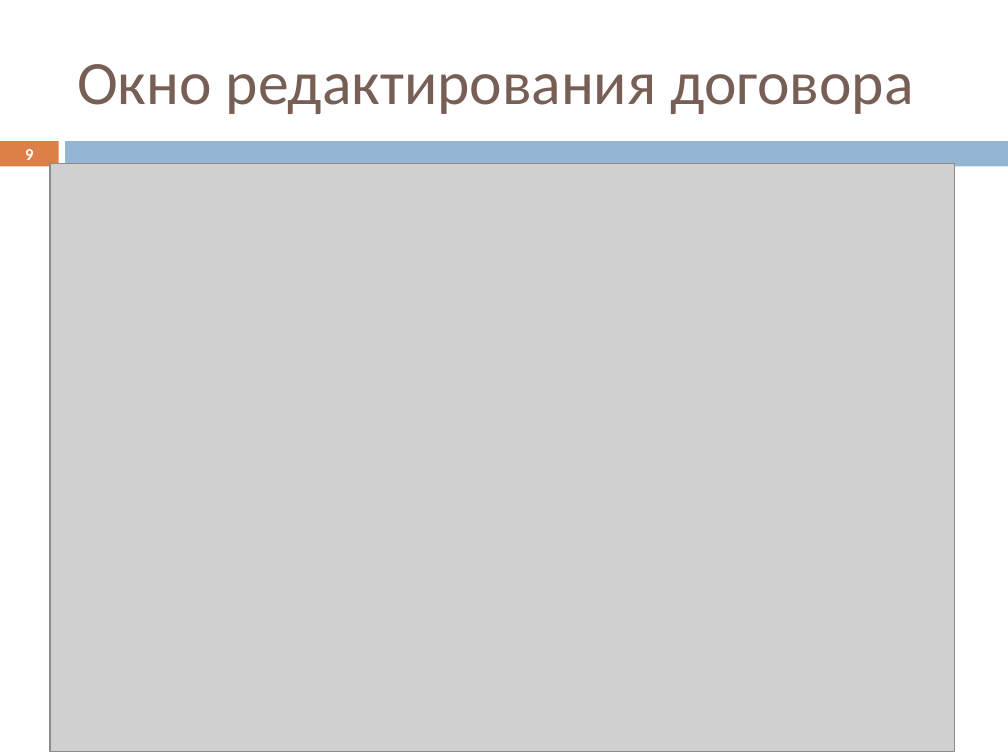
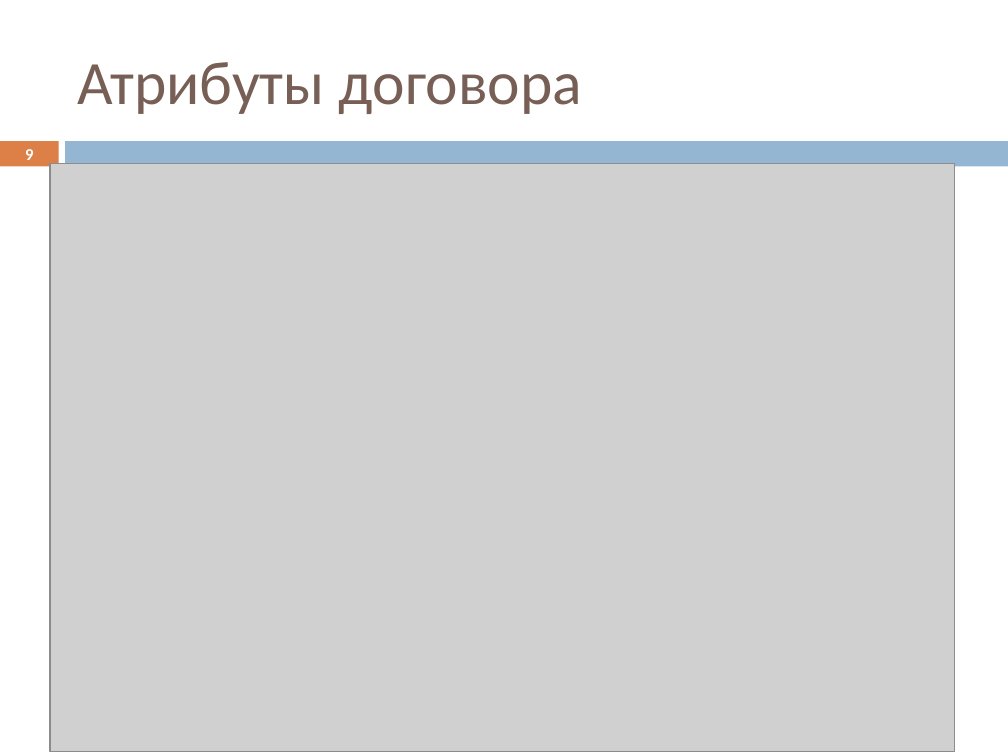
Before and after one commit to Datel777/DIPLOM, a slide deck: slide 9 of Презентация psv46.pptx. Drawn at 1008x756 pixels with LibreOffice and Linux fonts; fonts in the diff are those of the drawing; grey boxes stand for pictures. Boxes give left, top, right and bottom in pixels: in the first picture for what was removed or moved away, otherwise in the second. Text is boxed around its words. In the diff, an @@ line names an element or a change of style, - is before the commit and + after.

```diff
--- a/Презентация psv46.pptx
+++ b/Презентация psv46.pptx
@@ title at (77, 62, 582, 114): text changed @@
-Окно редактирования договора
+Атрибуты договора
```
Also in this commit, not shown: 7 other slides changed, 2 slides added, 2 slides removed, 11 other files.
